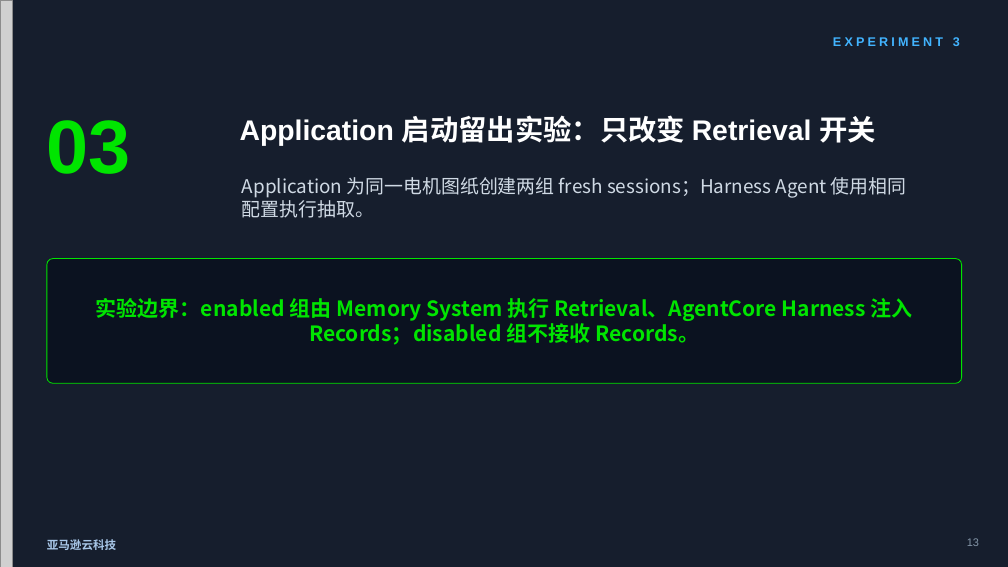
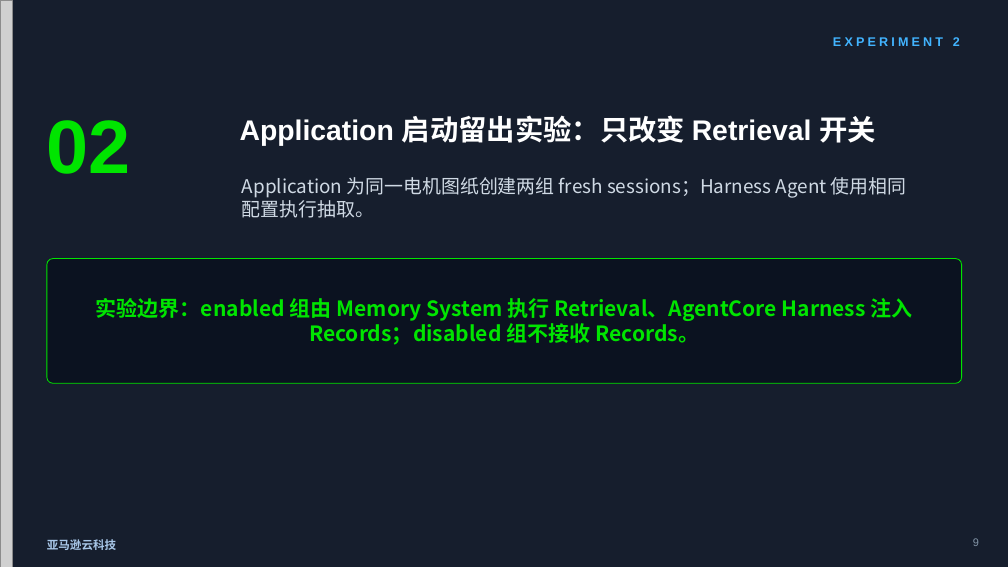
Before and after one commit to dashjim/agentcore-memory-loop, a slide deck: slide 9 of docs/记忆能让Agent越跑越好吗-V3.pptx (slide 13 before the commit). Drawn at 1008x567 pixels with LibreOffice and Linux fonts; fonts in the diff are those of the drawing; grey boxes stand for pictures. Boxes give left, top, right and bottom in pixels: in the first picture for what was removed or moved away, otherwise in the second. Text is boxed around its words. In the diff, an @@ line names an element or a change of style, - is before the commit and + after.

```diff
--- a/docs/记忆能让Agent越跑越好吗-V3.pptx
+++ b/docs/记忆能让Agent越跑越好吗-V3.pptx
@@ text at bbox=[47, 120, 131, 174]: text changed @@
-03
+02
@@ text at bbox=[973, 538, 979, 546]: text changed @@
-13
+9
```
Also in this commit, not shown: 9 other slides changed, 4 slides removed, 2 other files.
